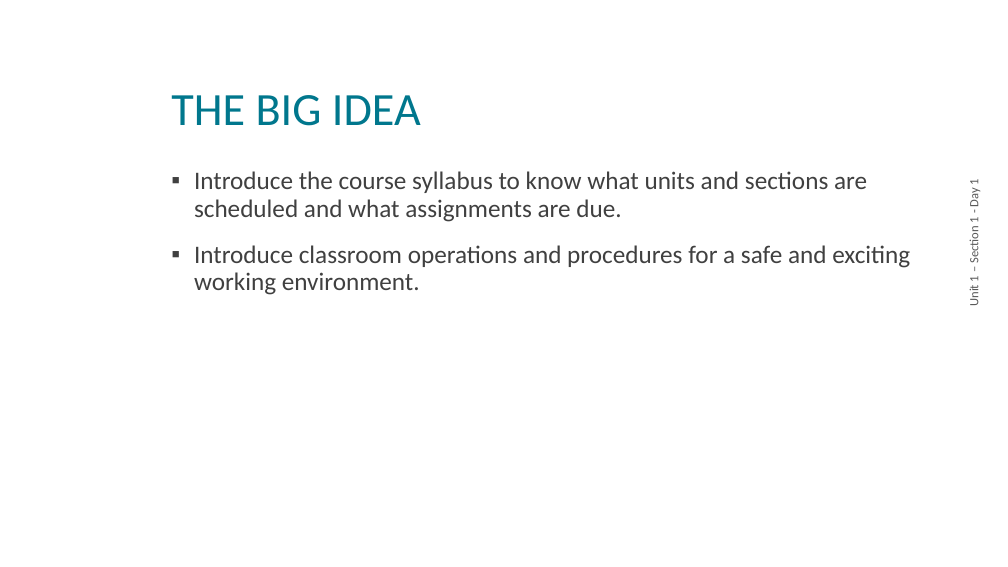
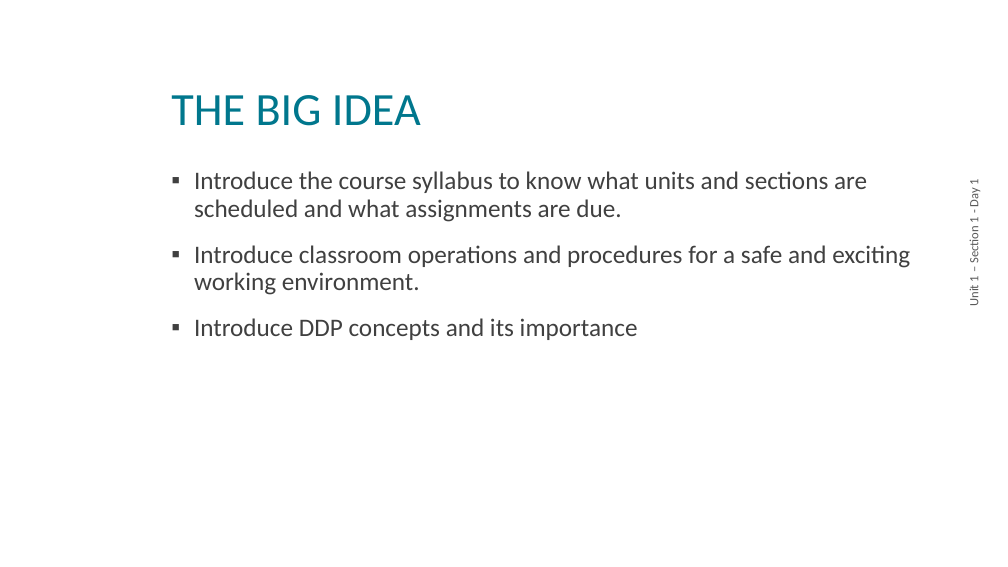
Before and after one commit to nickvertucci/Technology-Education-Curriculum, a slide deck: slide 2 of High School/Design and Drawing for Production/Unit 1 - Introduction/Section 1 - Syllabus Overview/Assets/U1S1 - Syllabus.pptx (slide 3 before the commit). Drawn at 1008x567 pixels with LibreOffice and Linux fonts; fonts in the diff are those of the drawing; background and template pictures are left out. Boxes give left, top, right and bottom in pixels: in the first picture for what was removed or moved away, otherwise in the second. Text is boxed around its words. In the diff, an @@ line names an element or a change of style, - is before the commit and + after.

```diff
--- a/High School/Design and Drawing for Production/Unit 1 - Introduction/Section 1 - Syllabus Overview/Assets/U1S1 - Syllabus.pptx
+++ b/High School/Design and Drawing for Production/Unit 1 - Introduction/Section 1 - Syllabus Overview/Assets/U1S1 - Syllabus.pptx
@@ text at <box>194,318,638,340</box>: paragraph added @@
+▪ Introduce DDP concepts and its importance
```
Also in this commit, not shown: 3 other slides changed, 1 slide removed, 4 other files.
